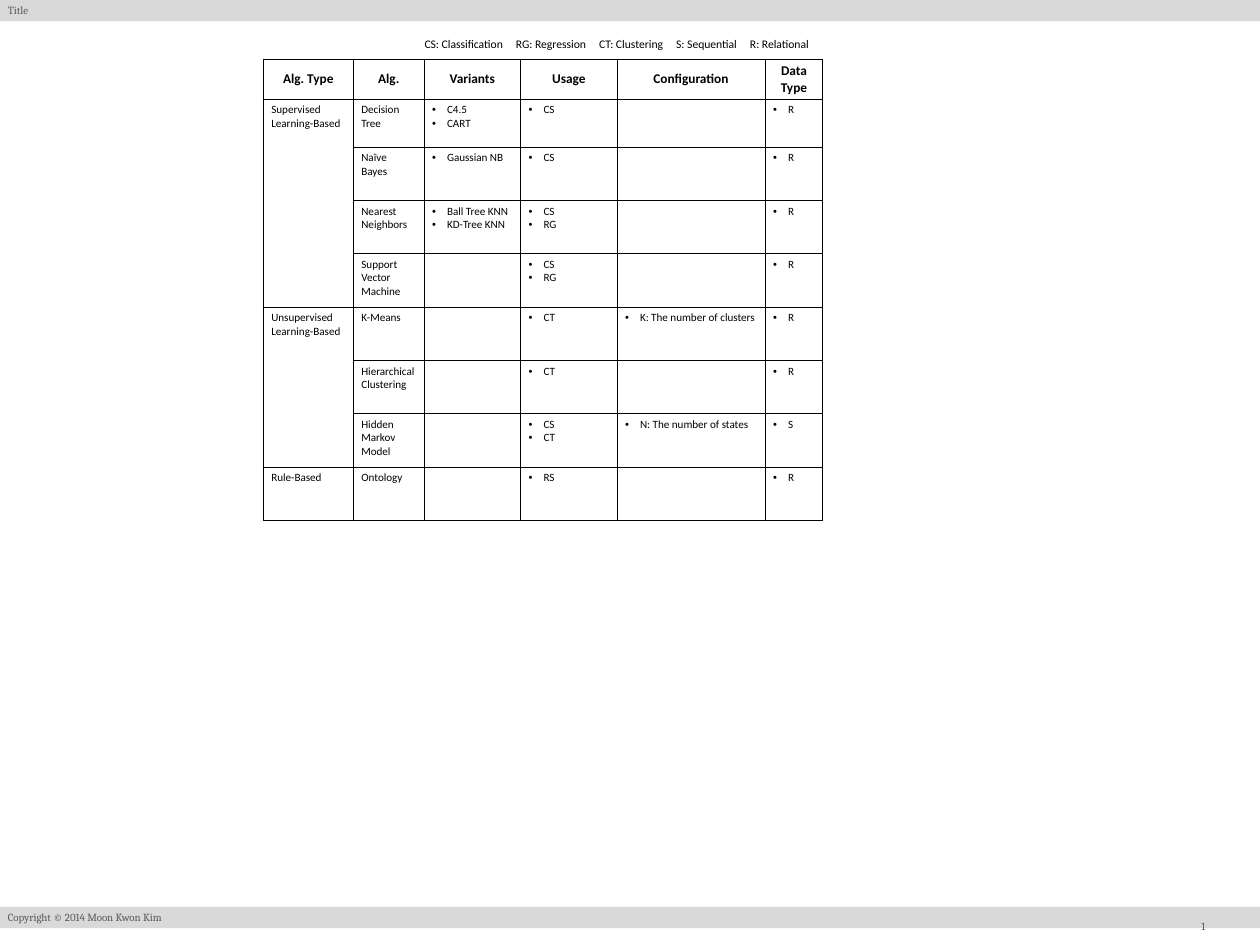
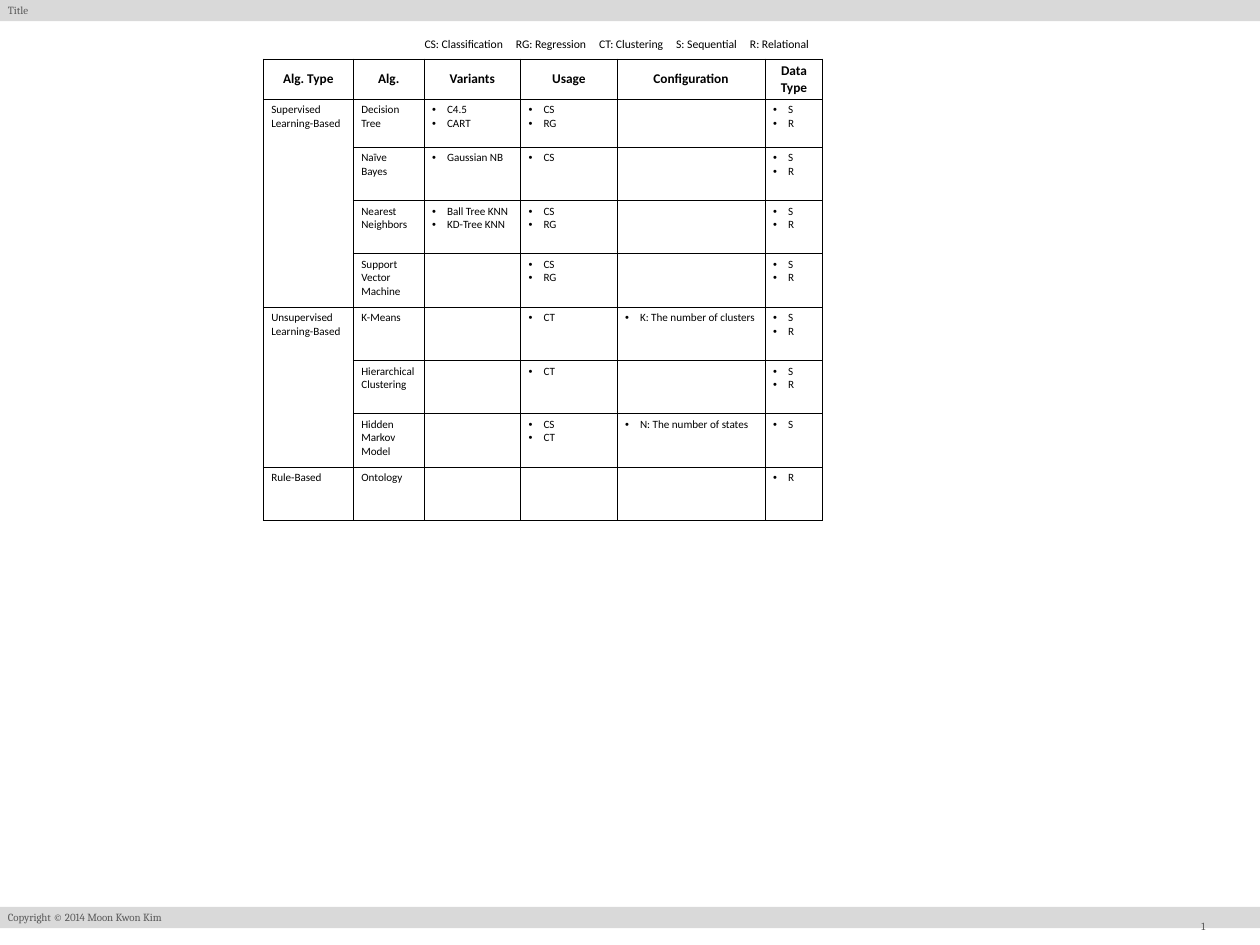
Before and after one commit to mkdmkk/infaas, a slide deck: slide 1 of doc/diagrams/algs_hierarchy.pptx. Drawn at 1260x945 pixels with LibreOffice and Linux fonts; fonts in the diff are those of the drawing. Boxes give left, top, right and bottom in pixels: in the first picture for what was removed or moved away, otherwise in the second. Text is boxed around its words. In the diff, an @@ line names an element or a change of style, - is before the commit and + after.

```diff
--- a/doc/diagrams/algs_hierarchy.pptx
+++ b/doc/diagrams/algs_hierarchy.pptx
@@ table at (263, 59, 823, 521) @@
-row 2, column 4: CS
+row 2, column 4: CS / RG
-row 2, column 6: R
+row 2, column 6: S / R
-row 3, column 6: R
+row 3, column 6: S / R
-row 4, column 6: R
+row 4, column 6: S / R
-row 5, column 6: R
+row 5, column 6: S / R
-row 6, column 6: R
+row 6, column 6: S / R
-row 7, column 6: R
+row 7, column 6: S / R
-row 9, column 4: RS
+row 9, column 4: 
```
Also in this commit, not shown: 5 other files.
